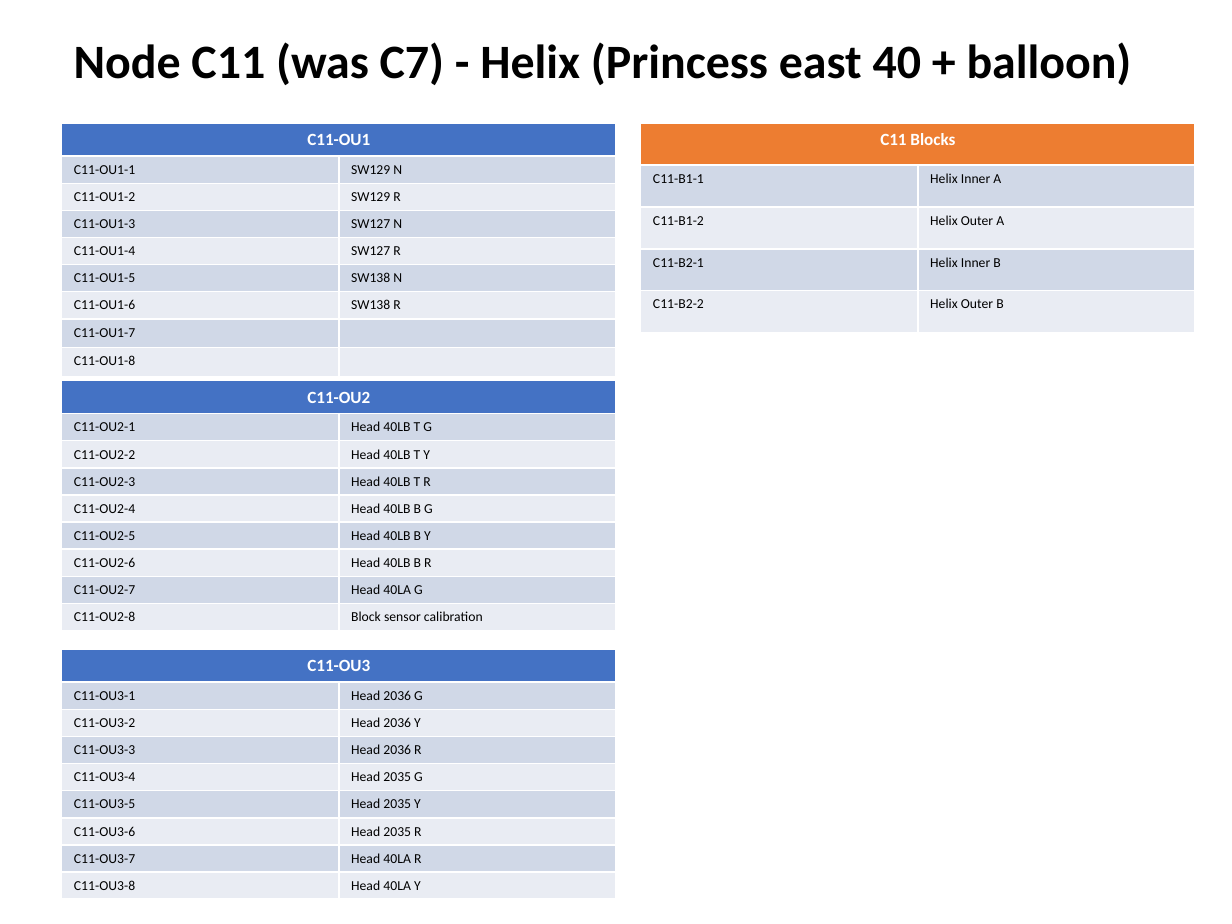
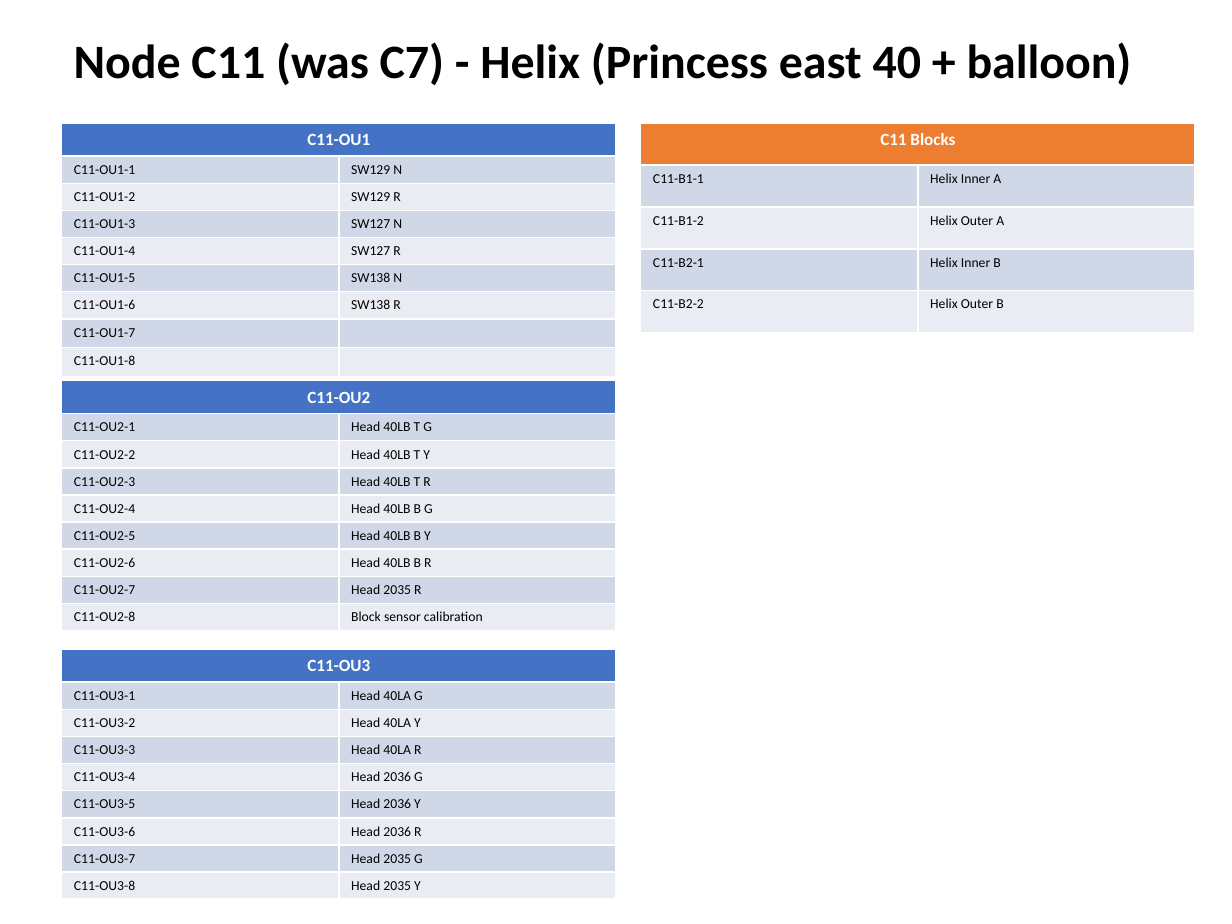
Before and after one commit to lnevo/hart, a slide deck: slide 7 of docs/wiring/Wiring_Schematic.pptx. Drawn at 1232x924 pixels with LibreOffice and Linux fonts; fonts in the diff are those of the drawing. Boxes give left, top, right and bottom in pixels: in the first picture for what was removed or moved away, otherwise in the second. Text is boxed around its words. In the diff, an @@ line names an element or a change of style, - is before the commit and + after.

```diff
--- a/docs/wiring/Wiring_Schematic.pptx
+++ b/docs/wiring/Wiring_Schematic.pptx
@@ table at (x1=62, y1=381, x2=616, y2=625) @@
-row 8, column 2: Head 40LA G
+row 8, column 2: Head 2035 R
@@ table at (x1=62, y1=649, x2=616, y2=894) @@
-row 2, column 2: Head 2036 G
+row 2, column 2: Head 40LA G
-row 3, column 2: Head 2036 Y
+row 3, column 2: Head 40LA Y
-row 4, column 2: Head 2036 R
+row 4, column 2: Head 40LA R
-row 5, column 2: Head 2035 G
+row 5, column 2: Head 2036 G
-row 6, column 2: Head 2035 Y
+row 6, column 2: Head 2036 Y
-row 7, column 2: Head 2035 R
+row 7, column 2: Head 2036 R
-row 8, column 2: Head 40LA R
+row 8, column 2: Head 2035 G
-row 9, column 2: Head 40LA Y
+row 9, column 2: Head 2035 Y
```
Also in this commit, not shown: 13 other files.
